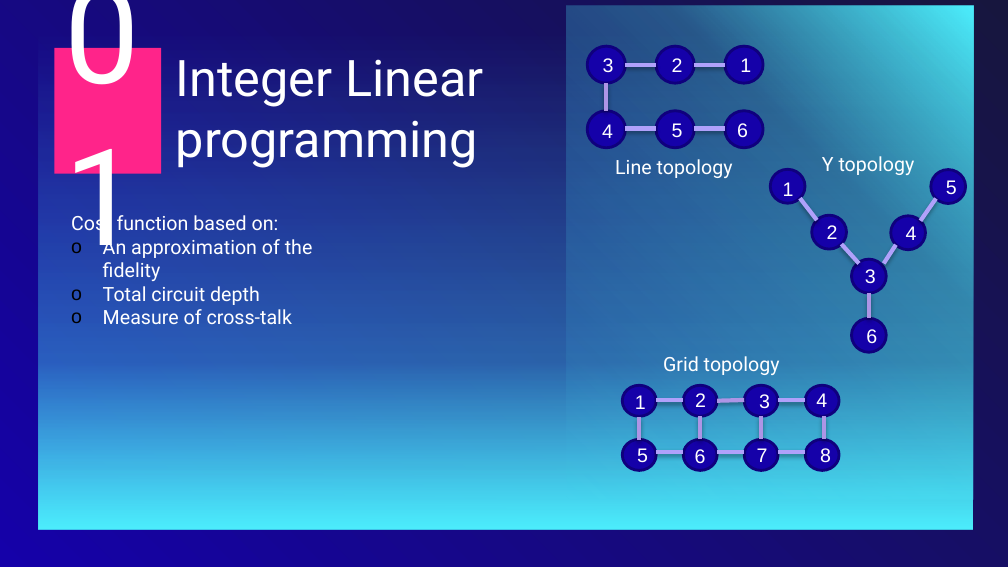
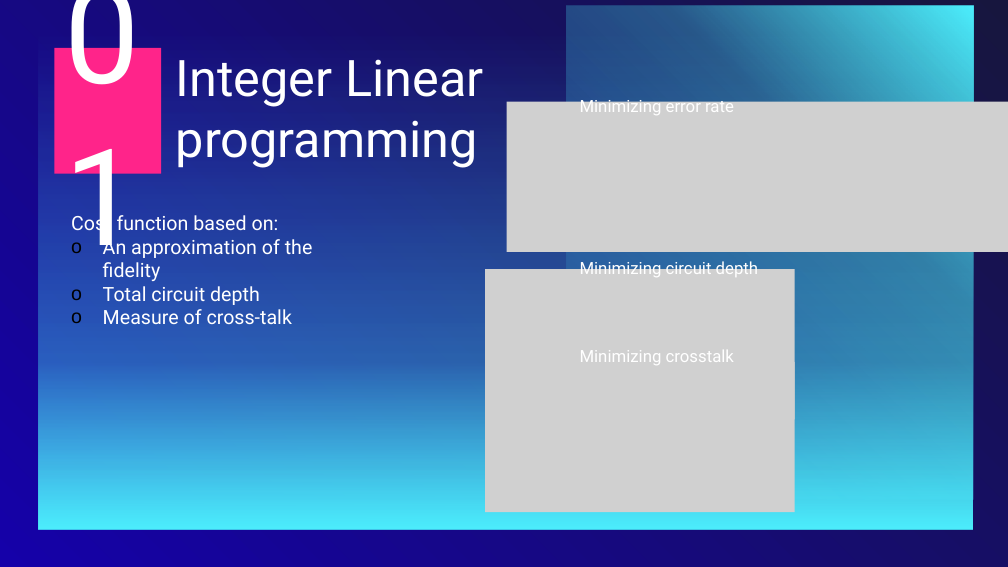
Before and after one commit to SURFQuantum/qc-quantum-routing-optimization, a slide deck: slide 3 of presentation/presentation_15feb.pptx. Drawn at 1008x567 pixels with LibreOffice and Linux fonts; fonts in the diff are those of the drawing; grey boxes stand for pictures. Boxes give left, top, right and bottom in pixels: in the first picture for what was removed or moved away, otherwise in the second. Text is boxed around its words. In the diff, an @@ line names an element or a change of style, - is before the commit and + after.

Commit message:
presentation update

```diff
--- a/presentation/presentation_15feb.pptx
+++ b/presentation/presentation_15feb.pptx
@@ group removed at bbox=[588, 46, 763, 148]: 6 ellipses, 5 lines, 2 texts @@
-3
-2
-5
-1
-4
-6
@@ text removed at bbox=[615, 159, 733, 178] @@
-Line topology
@@ text removed at bbox=[822, 156, 915, 175] @@
-Y topology
@@ group removed at bbox=[770, 169, 966, 353]: 6 ellipses, 5 lines, 2 texts @@
-6
-3
-2
-1
-4
-5
@@ group added at bbox=[485, 97, 1008, 512]: 3 pictures, 3 texts @@
+Minimizing error rate
+Minimizing circuit depth
+Minimizing crosstalk
@@ text removed at bbox=[663, 356, 780, 375] @@
-Grid topology
@@ group removed at bbox=[622, 385, 840, 471]: 10 lines, 8 ellipses, 5 texts @@
-5
-3
-8
-7
-1
-6
-2
-4
```
Also in this commit, not shown: 1 other slide changed.
